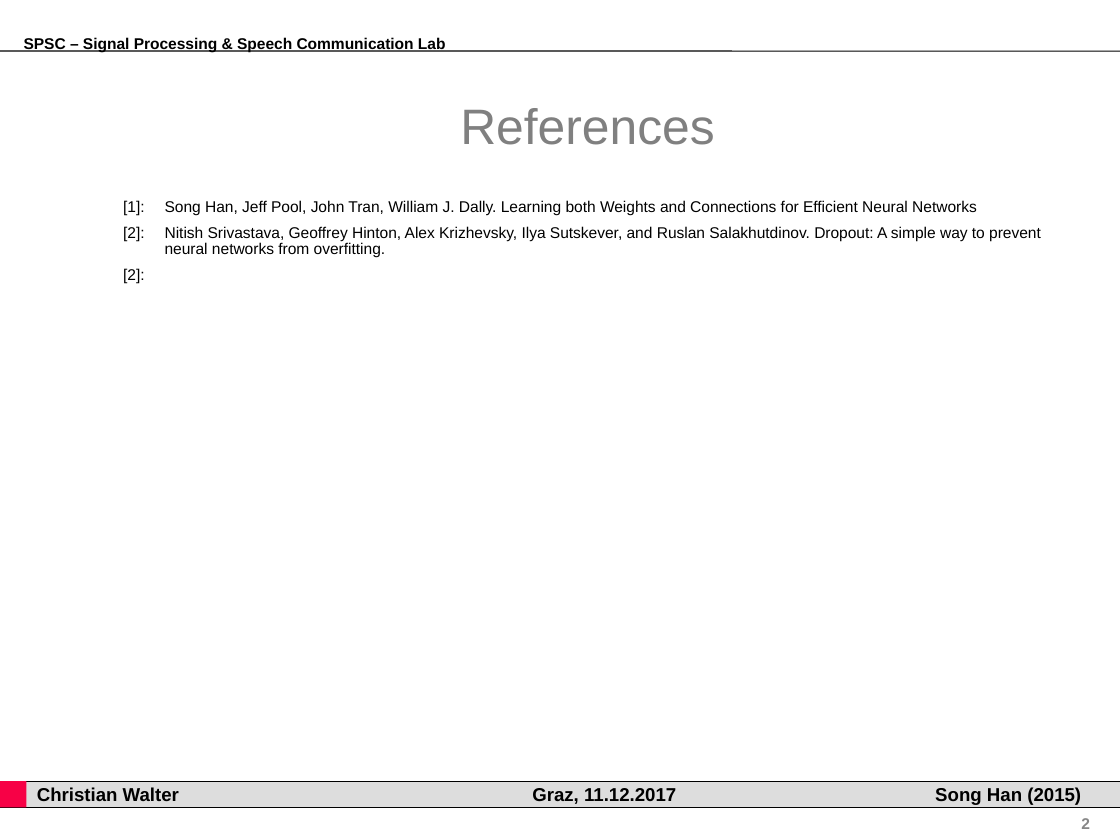
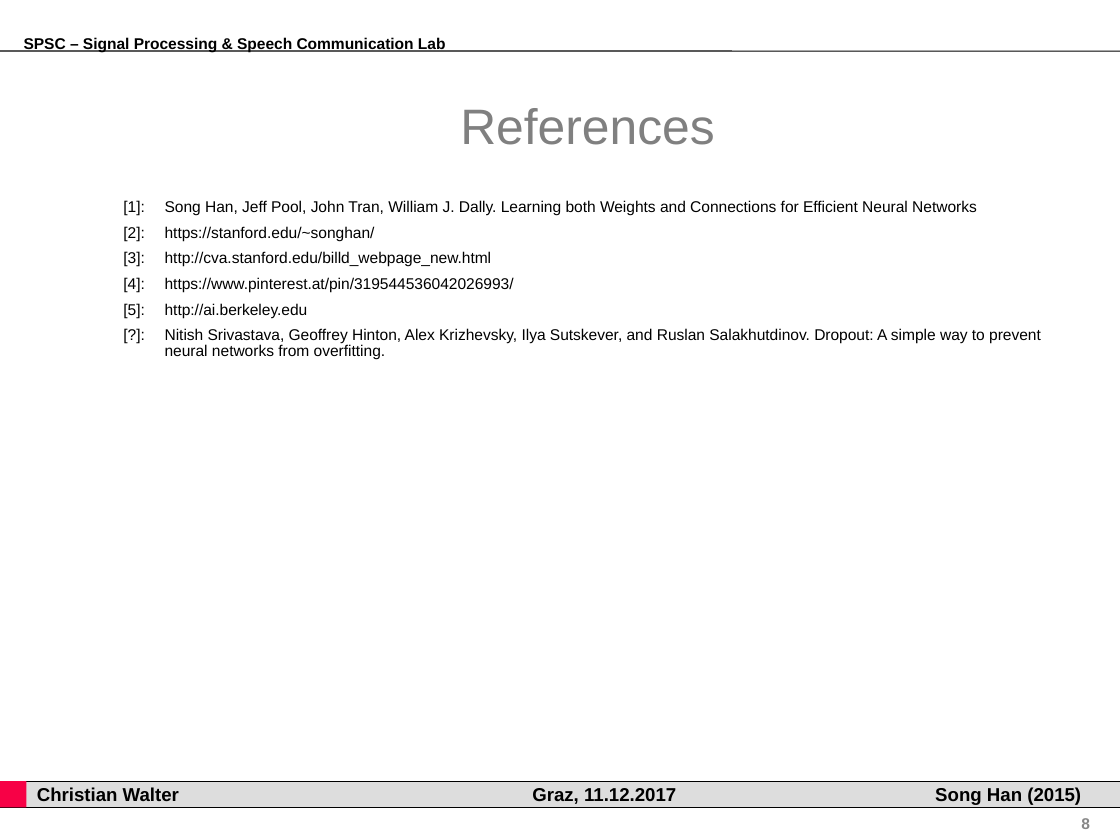
Before and after one commit to gartenschlaefer/present, a slide deck: slide 8 of han2015_learning_weights/han2015_learning_weights.ppt (slide 2 before the commit). Drawn at 1120x840 pixels with LibreOffice and Linux fonts; fonts in the diff are those of the drawing; background and template pictures are left out. Boxes give left, top, right and bottom in pixels: in the first picture for what was removed or moved away, otherwise in the second. Text is boxed around its words. In the diff, an @@ line names an element or a change of style, - is before the commit and + after.

```diff
--- a/han2015_learning_weights/han2015_learning_weights.ppt
+++ b/han2015_learning_weights/han2015_learning_weights.ppt
@@ text at (123,226,1041,360): text changed @@
-[2]: Nitish Srivastava, Geoffrey Hinton, Alex Krizhevsky, Ilya Sutskever, and Ruslan Salakhutdinov. Dropout: A simple way to prevent neural networks from overfitting.
-[2]:
+[2]: https://stanford.edu/~songhan/
+[3]: http://cva.stanford.edu/billd_webpage_new.html
+[4]: https://www.pinterest.at/pin/319544536042026993/
+[5]: http://ai.berkeley.edu
+[?]: Nitish Srivastava, Geoffrey Hinton, Alex Krizhevsky, Ilya Sutskever, and Ruslan Salakhutdinov. Dropout: A simple way to prevent neural networks from overfitting.
@@ page number at (1081,818,1090,829): text changed @@
-2
+8
```
Also in this commit, not shown: 7 slides added, 1 slide removed, 5 other files.
